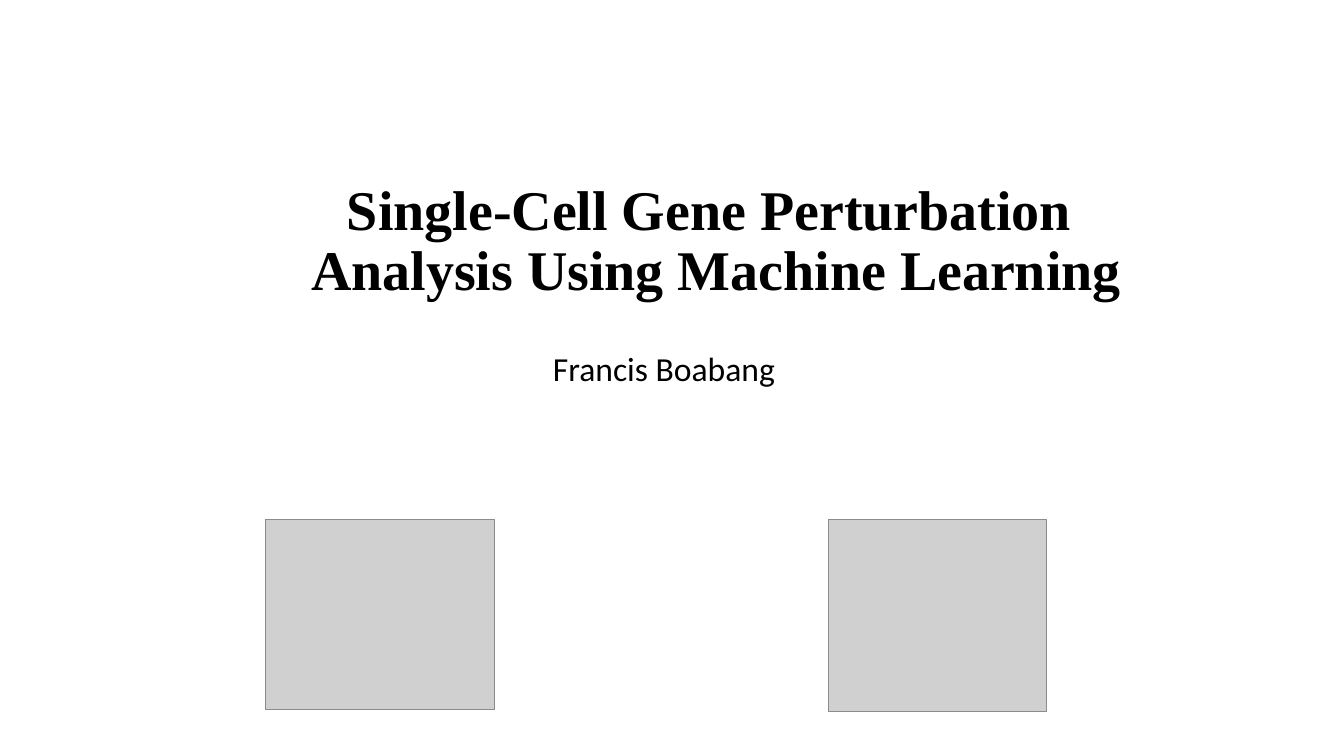
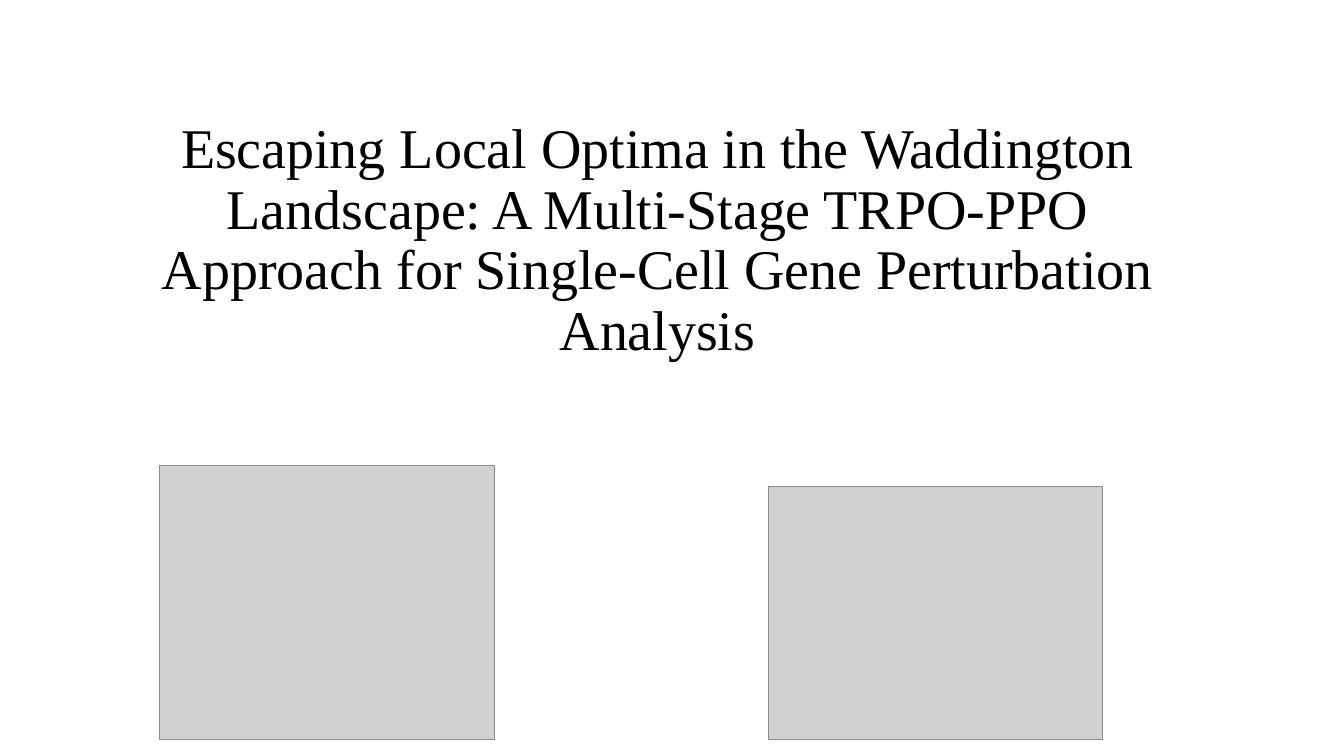
Before and after one commit to boabangf/GNN_RL_gene_trajectory_perturbation, a slide deck: slide 1 of ppt slides for omic codeathon (1).pptx. Drawn at 1344x756 pixels with LibreOffice and Linux fonts; fonts in the diff are those of the drawing; grey boxes stand for pictures. Boxes give left, top, right and bottom in pixels: in the first picture for what was removed or moved away, otherwise in the second. Text is boxed around its words. In the diff, an @@ line names an element or a change of style, - is before the commit and + after.

```diff
--- a/ppt slides for omic codeathon (1).pptx
+++ b/ppt slides for omic codeathon (1).pptx
@@ title at [162,129,1152,360]: text changed; bold off @@
-Single-Cell Gene Perturbation
-Analysis Using Machine Learning
+Escaping Local Optima in the Waddington Landscape: A Multi-Stage TRPO-PPO Approach for Single-Cell Gene Perturbation Analysis
@@ subtitle removed at [553,357,775,387] @@
-Francis Boabang
@@ picture: place and size @@
-picture at [265,520,494,710]
+picture at [160,466,495,740]
@@ picture: place and size @@
-picture at [829,520,1047,712]
+picture at [768,487,1103,740]
```
Also in this commit, not shown: 10 other slides changed.
